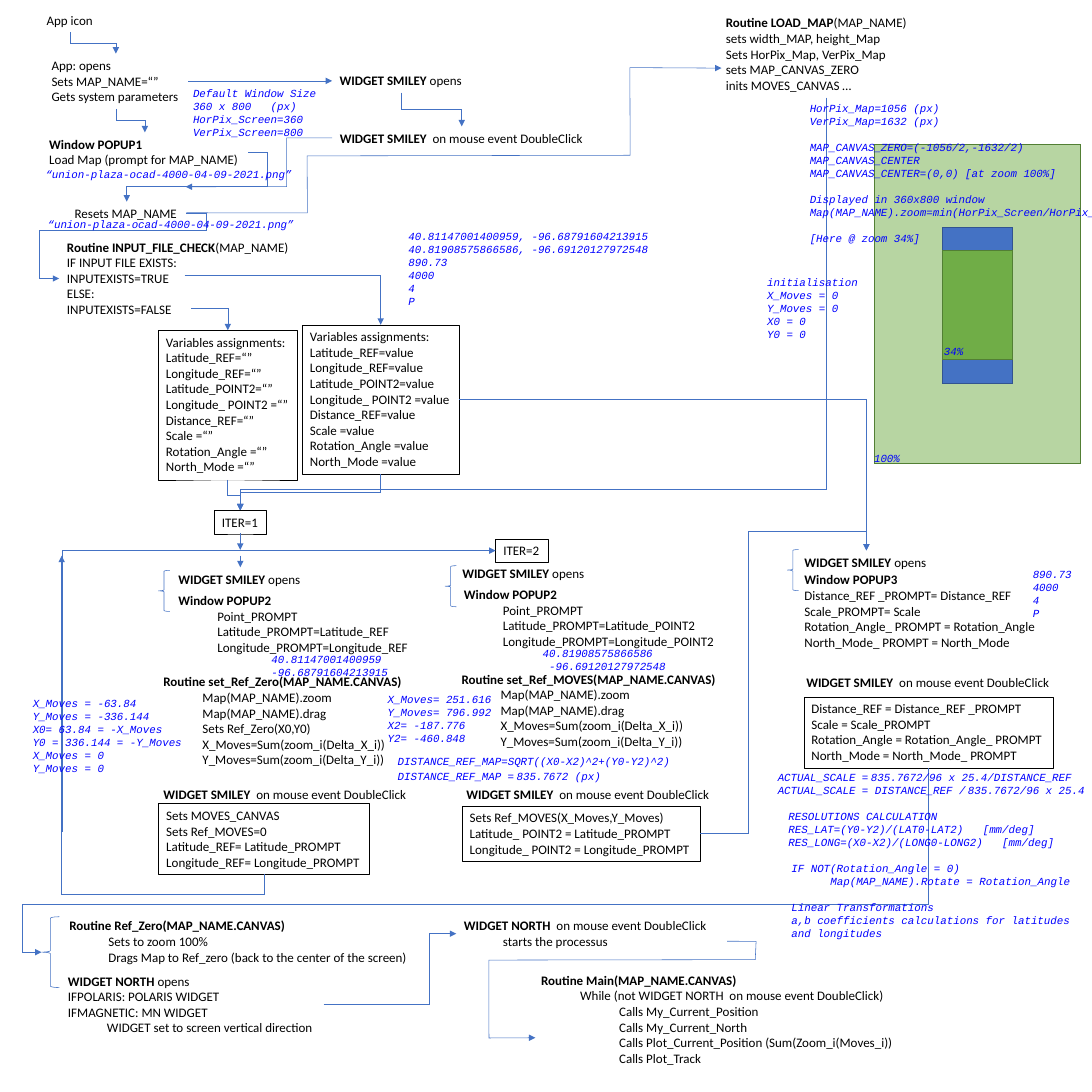
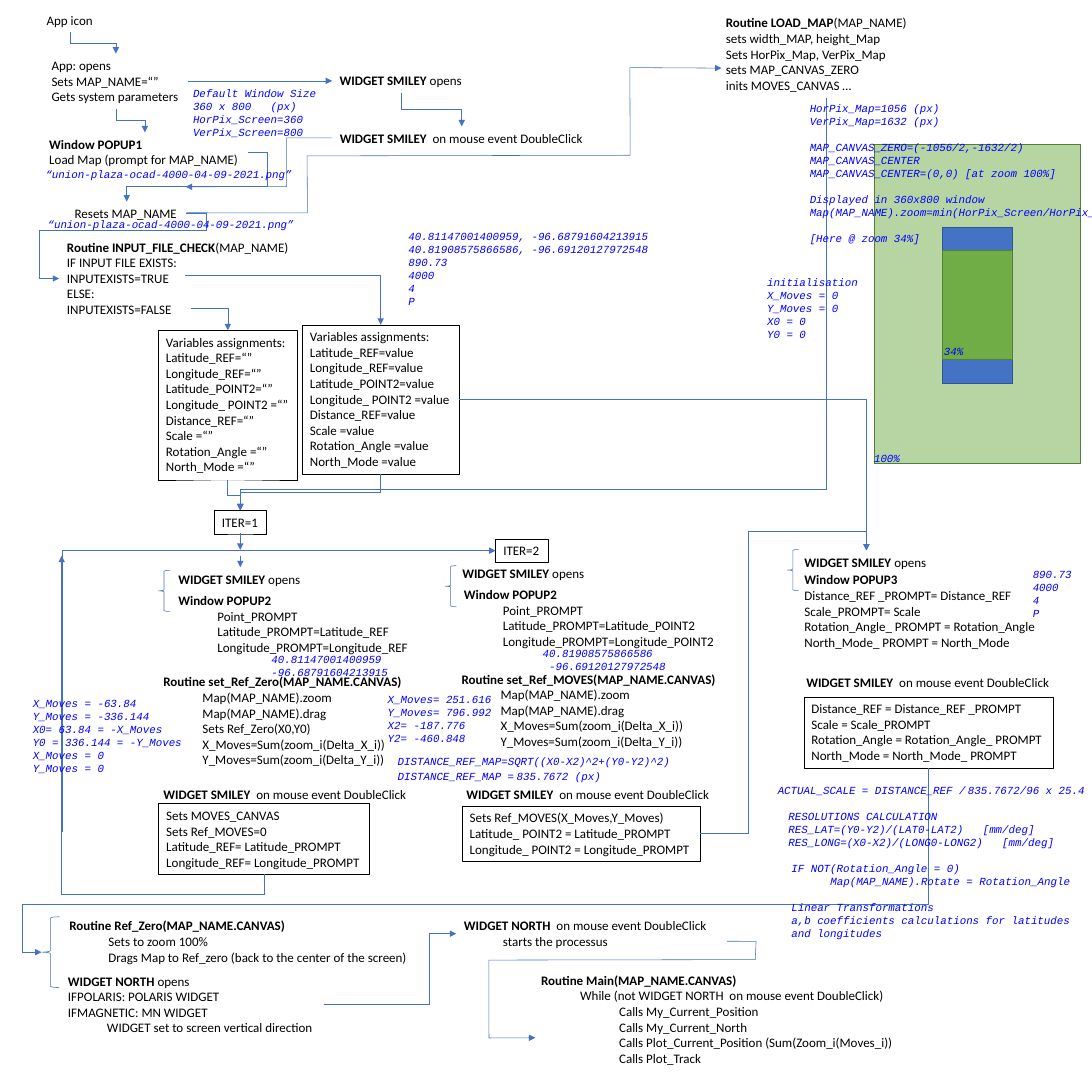
Before and after one commit to Frederic-jyrg/ouitoo, a slide deck: slide 2 of info-plotting/FlowChart.pptx. Drawn at 1092x1092 pixels with LibreOffice and Linux fonts; fonts in the diff are those of the drawing. Boxes give left, top, right and bottom in pixels: in the first picture for what was removed or moved away, otherwise in the second. Text is boxed around its words. In the diff, an @@ line names an element or a change of style, - is before the commit and + after.

```diff
--- a/info-plotting/FlowChart.pptx
+++ b/info-plotting/FlowChart.pptx
@@ text removed at [778,773,1072,784] @@
-ACTUAL_SCALE = 835.7672/96 x 25.4/DISTANCE_REF
```
Also in this commit, not shown: 1 other file.
